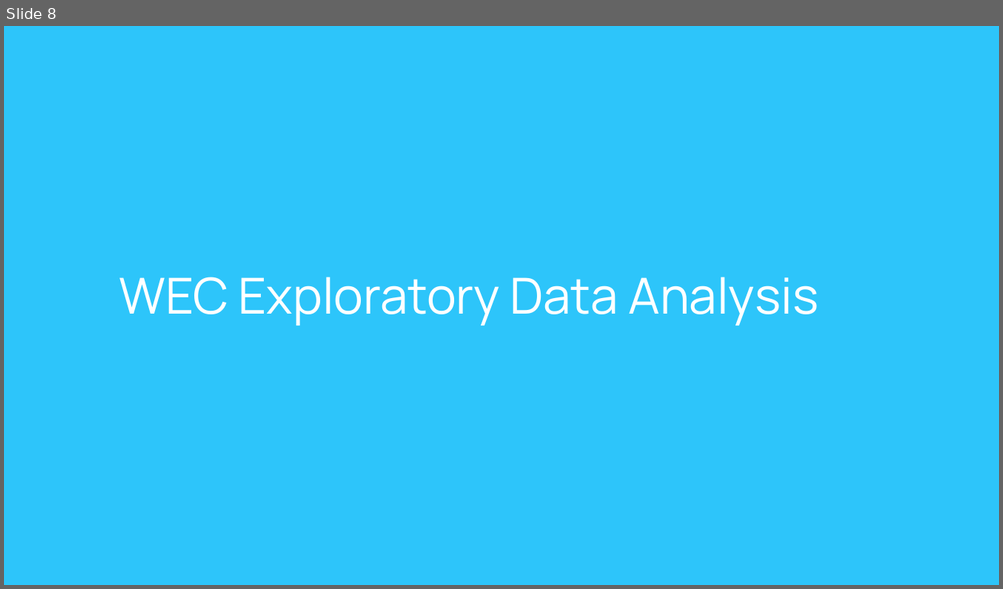
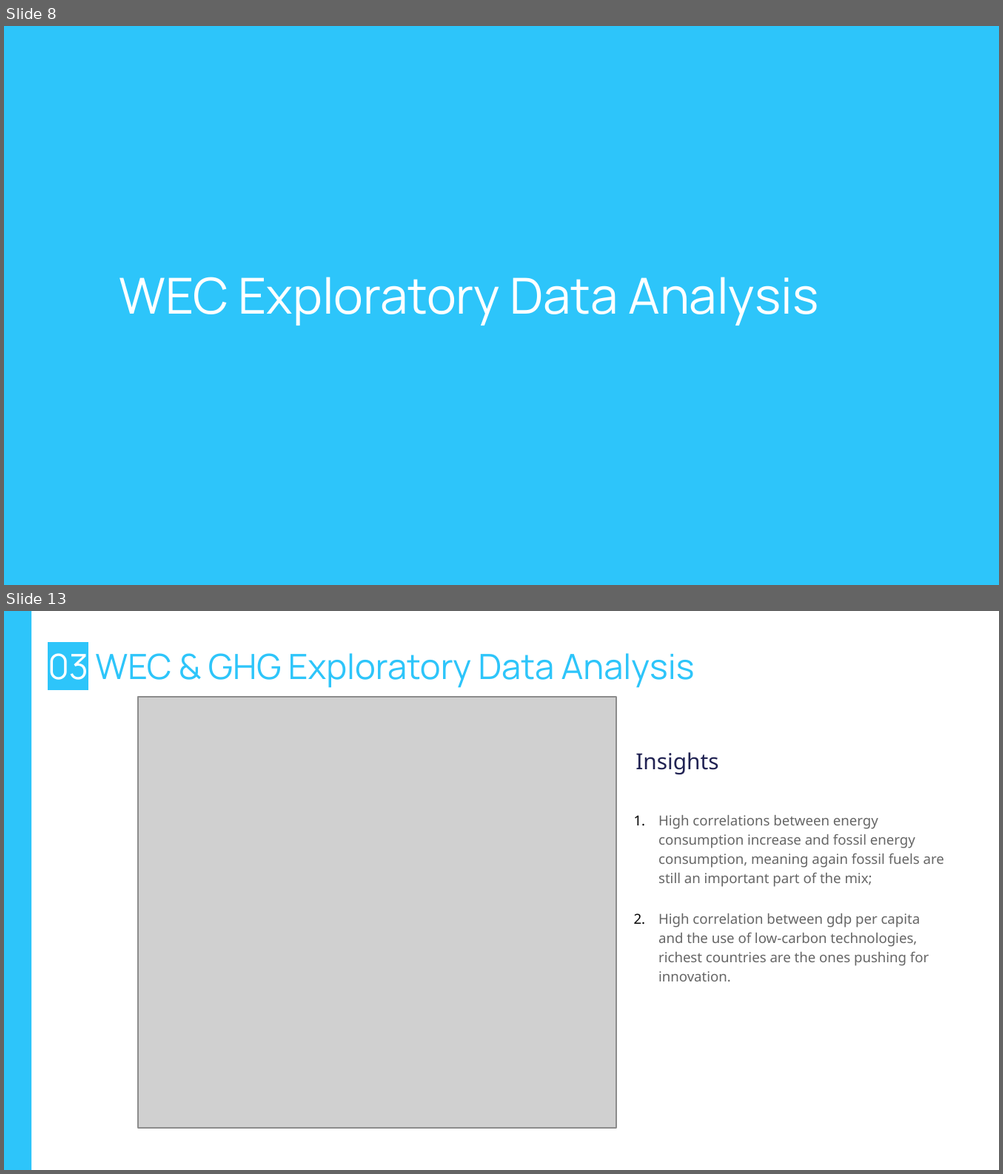
Before and after one commit to Edoardo1996/iornhack-final-project, a slide deck: pres/Ironhac-final-project.pptx. Shown one above the other, each under a label of ours: slide 8 before the commit, slides 8 and 13 after it; the slides between them are not shown. The pictures are 1003x589 and 1003x1174 pixels, drawn with LibreOffice and Linux fonts; fonts in the diff are those of the drawing; grey boxes stand for pictures; background and template pictures are left out. Boxes give left, top, right and bottom in pixels: in the first picture for what was removed or moved away, otherwise in the second. Text is boxed around its words. In the diff, an @@ line names an element or a change of style, - is before the commit and + after.

```diff
--- a/pres/Ironhac-final-project.pptx
+++ b/pres/Ironhac-final-project.pptx
@@ slide 13 added at (4,611,999,1170), background #FFFFFF @@
@@ rectangle added at (4,611,31,1170), fill #2DC5FA @@
@@ title added at (48,653,694,688), 25.2 pt, text #2DC5FA @@
+03 WEC & GHG Exploratory Data Analysis
@@ picture added at (138,697,617,1128) @@
@@ text added at (635,752,718,775), 16 pt, text #212353 @@
+Insights
@@ text added at (658,815,944,982), 10 pt, text #666666 @@
+1. High correlations between energy consumption increase and fossil energy consumption, meaning again fossil fuels are still an important part of the mix;
+2. High correlation between gdp per capita and the use of low-carbon technologies, richest countries are the ones pushing for innovation.
```
Also in this commit, not shown: 6 slides changed, 11 other slides added, 23 slides removed, 3 other files.
